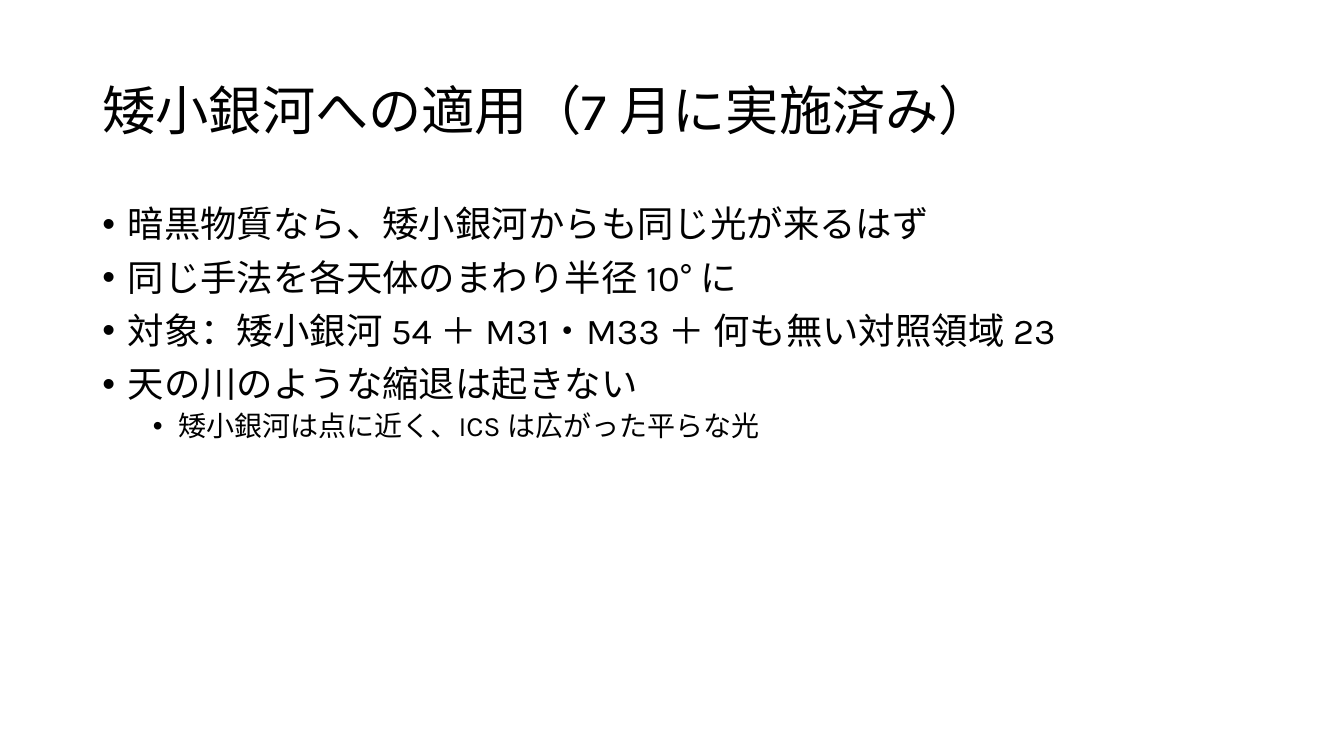
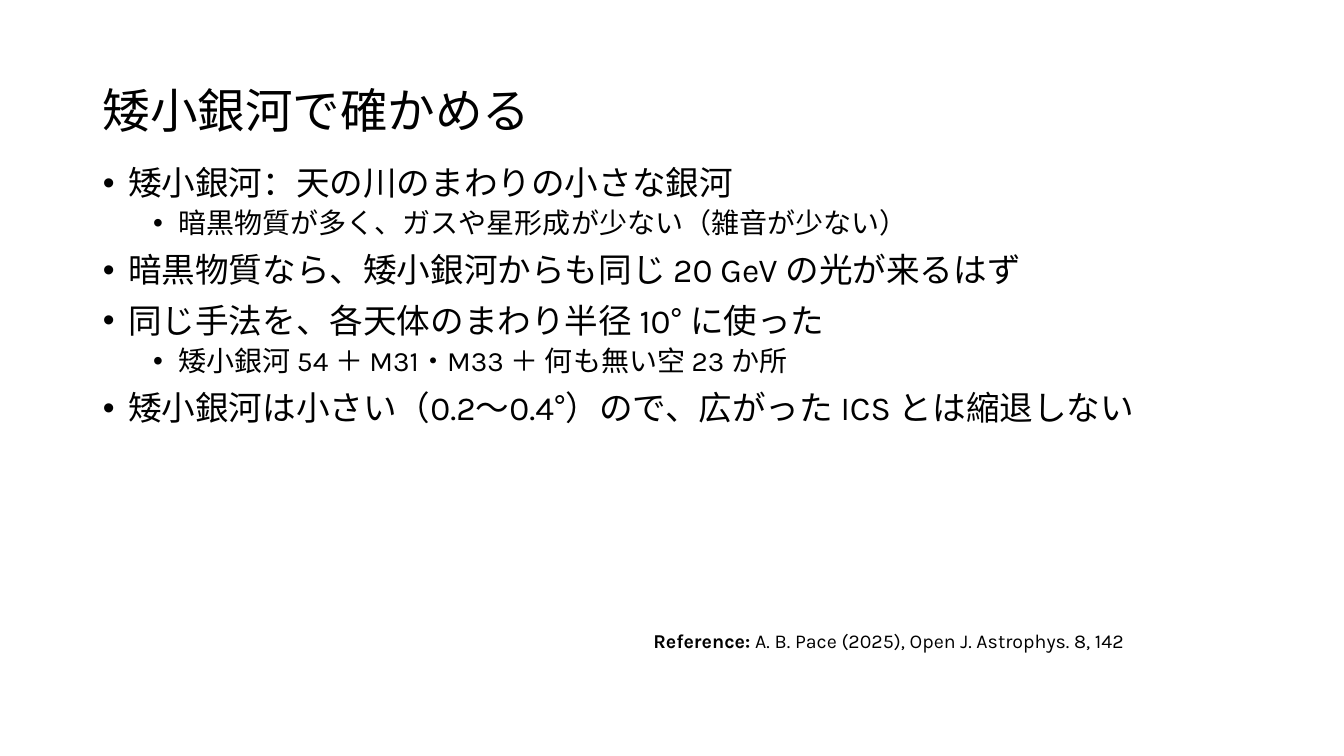
Before and after one commit to Mikann20041029/darkmatter-slides, a slide deck: slide 17 of slides/2026-10-02_研究進捗報告.pptx (slide 10 before the commit). Drawn at 1344x756 pixels with LibreOffice and Linux fonts; fonts in the diff are those of the drawing. Boxes give left, top, right and bottom in pixels: in the first picture for what was removed or moved away, otherwise in the second. Text is boxed around its words. In the diff, an @@ line names an element or a change of style, - is before the commit and + after.

```diff
--- a/slides/2026-10-02_研究進捗報告.pptx
+++ b/slides/2026-10-02_研究進捗報告.pptx
@@ title at (102, 88, 530, 132): text changed; size 38 to 34 pt @@
-矮小銀河への適用（7 月に実施済み）
+矮小銀河で確かめる
@@ text at (128, 167, 1134, 423): text changed; size 26 to 24 pt @@
-• 暗黒物質なら、矮小銀河からも同じ光が来るはず
-• 同じ手法を各天体のまわり半径 10° に
-• 対象：矮小銀河 54 ＋ M31・M33 ＋ 何も無い対照領域 23
-• 天の川のような縮退は起きない
-  • 矮小銀河は点に近く、ICS は広がった平らな光
+• 矮小銀河：天の川のまわりの小さな銀河
+  • 暗黒物質が多く、ガスや星形成が少ない（雑音が少ない）
+• 暗黒物質なら、矮小銀河からも同じ 20 GeV の光が来るはず
+• 同じ手法を、各天体のまわり半径 10° に使った
+  • 矮小銀河 54 ＋ M31・M33 ＋ 何も無い空 23 か所
+• 矮小銀河は小さい（0.2〜0.4°）ので、広がった ICS とは縮退しない
@@ text added at (653, 634, 1124, 653), 14 pt, text #000000 @@
+Reference: A. B. Pace (2025), Open J. Astrophys. 8, 142
```
Also in this commit, not shown: 10 other slides changed, 24 slides added, 7 slides removed, 4 other files.
